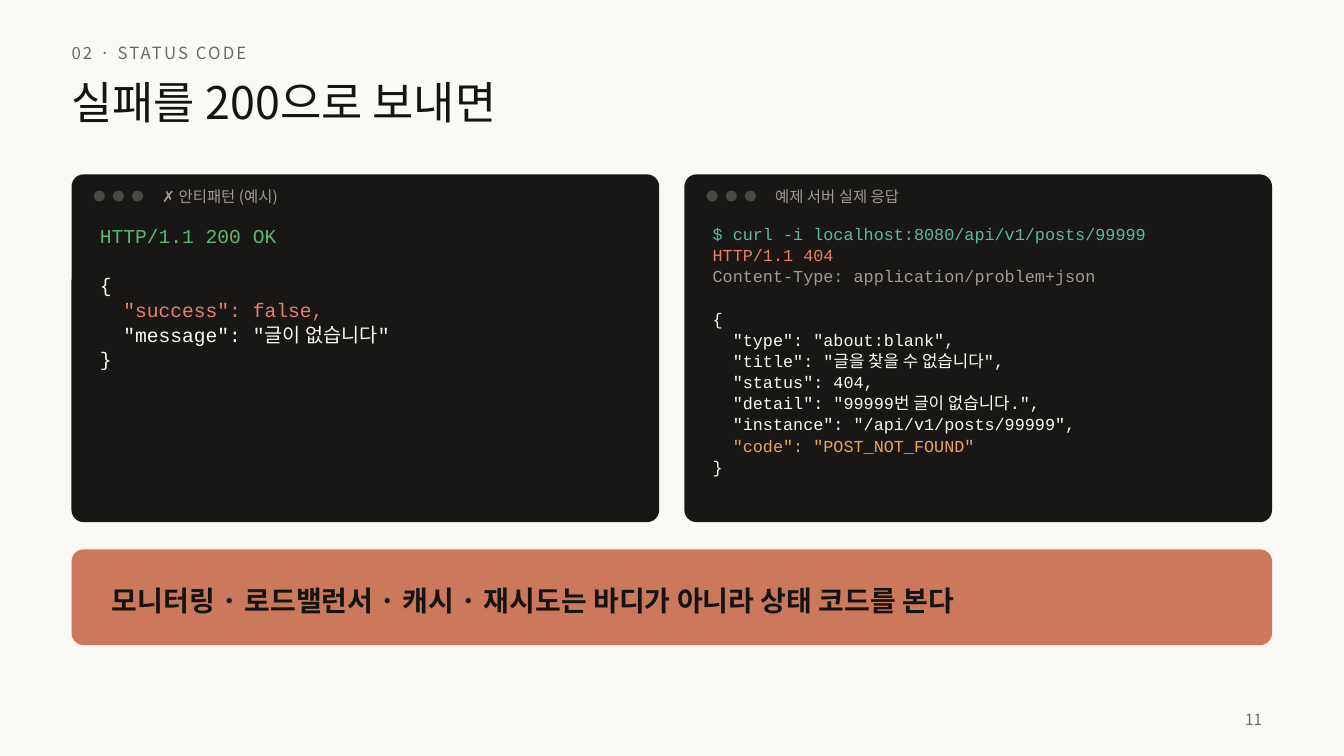
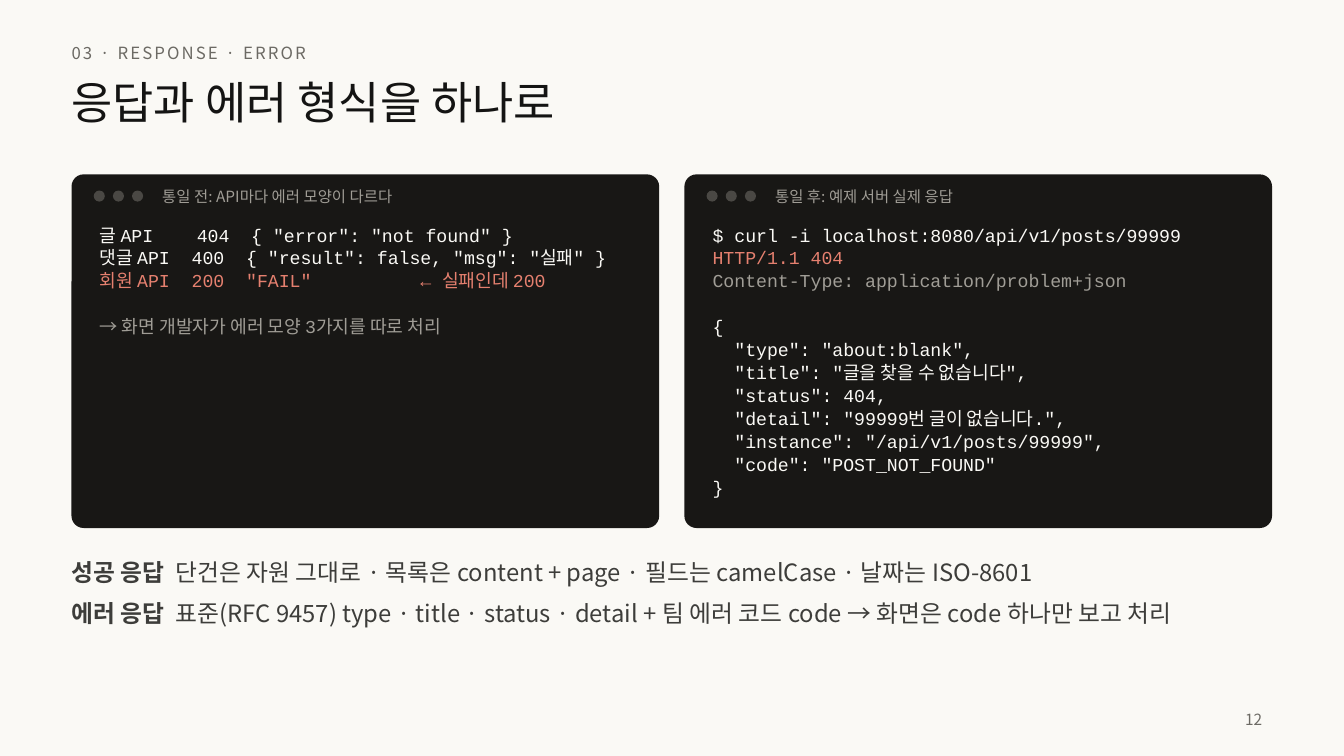
Before and after one commit to home-blog/docs-RESTful, a slide deck: slide 12 of 발표/RESTful-API-설계.pptx (slide 11 before the commit). Drawn at 1344x756 pixels with LibreOffice and Linux fonts; fonts in the diff are those of the drawing. Boxes give left, top, right and bottom in pixels: in the first picture for what was removed or moved away, otherwise in the second. Text is boxed around its words. In the diff, an @@ line names an element or a change of style, - is before the commit and + after.

```diff
--- a/발표/RESTful-API-설계.pptx
+++ b/발표/RESTful-API-설계.pptx
@@ text at (x1=72, y1=46, x2=306, y2=59): text changed @@
-02 · STATUS CODE
+03 · RESPONSE · ERROR
@@ title at (x1=72, y1=81, x2=555, y2=123): text changed @@
-실패를 200으로 보내면
+응답과 에러 형식을 하나로
@@ rounded rectangle resized from (x1=72, y1=174, x2=659, y2=522) to (x1=72, y1=174, x2=659, y2=528) @@
@@ rounded rectangle at (x1=72, y1=174, x2=659, y2=528): proportions changed @@
@@ rounded rectangle at (x1=685, y1=174, x2=1272, y2=528): proportions changed @@
@@ rounded rectangle resized from (x1=685, y1=174, x2=1272, y2=522) to (x1=685, y1=174, x2=1272, y2=528) @@
@@ text at (x1=162, y1=189, x2=393, y2=203): text changed @@
-✗ 안티패턴 (예시)
+통일 전: API마다 에러 모양이 다르다
@@ text at (x1=775, y1=189, x2=953, y2=203): text changed @@
-예제 서버 실제 응답
+통일 후: 예제 서버 실제 응답
@@ text at (x1=100, y1=227, x2=584, y2=335): text changed; size 14 to 13 pt @@
-HTTP/1.1 200 OK
-{
-"success": false,
-"message": "글이 없습니다"
-}
+글 API 404 { "error": "not found" }
+댓글 API 400 { "result": false, "msg": "실패" }
+회원 API 200 "FAIL" ← 실패인데 200
+→ 화면 개발자가 에러 모양 3가지를 따로 처리
@@ text "$ curl -i localhost:8080/api/v1/posts/99999" at (x1=713, y1=229, x2=1182, y2=473): size 12 to 13 pt; text colour #5DB8A6 to #FAF9F5 in "$ curl -i localhost:8080/api/v1/posts/99999"; text colour #E8A55A to #FAF9F5 in ""code": "POST_NOT_FOUND"" @@
@@ rounded rectangle removed at (x1=72, y1=549, x2=1272, y2=645) @@
@@ text added at (x1=72, y1=561, x2=1172, y2=628), 17 pt, text #3D3D3A @@
+성공 응답 단건은 자원 그대로 · 목록은 content + page · 필드는 camelCase · 날짜는 ISO-8601
+에러 응답 표준(RFC 9457) type · title · status · detail + 팀 에러 코드 code → 화면은 code 하나만 보고 처리
@@ text removed at (x1=112, y1=587, x2=955, y2=614) @@
-모니터링 · 로드밸런서 · 캐시 · 재시도는 바디가 아니라 상태 코드를 본다
@@ page number at (x1=1245, y1=713, x2=1262, y2=725): text changed @@
-11
+12
```
Also in this commit, not shown: 10 other slides changed, 23 slides added, 23 slides removed, 4 other files.
